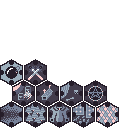
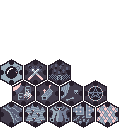
Two versions of the same layered image (119px x 128px). Layer-by-layer changes:
added group "WalkwayTile 12 Folder" with 4 layers in group "Tiles" over [48, 59, 71, 86]
added layer "WalkwayTile 12 Decor 1" in group "WalkwayTile 12 Folder" over [48, 59, 71, 86]
added layer "WalkwayTile 12 Decor 3" in group "WalkwayTile 12 Folder" over [48, 74, 71, 80]
added layer "WalkwayTile 12 Decor 2" in group "WalkwayTile 12 Folder" over [50, 61, 68, 76]
added layer "WalkwayTile 12 Main" in group "WalkwayTile 12 Folder" over [48, 59, 71, 86]
painted on "WalkwayTile 1 Decor 2" over [1, 104, 22, 125]
